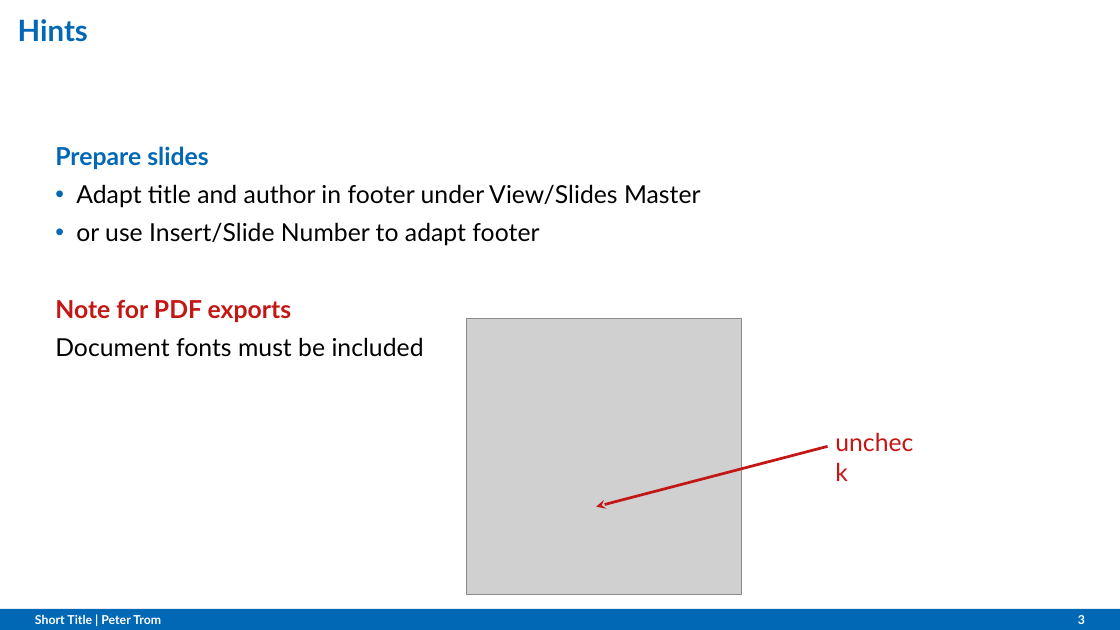
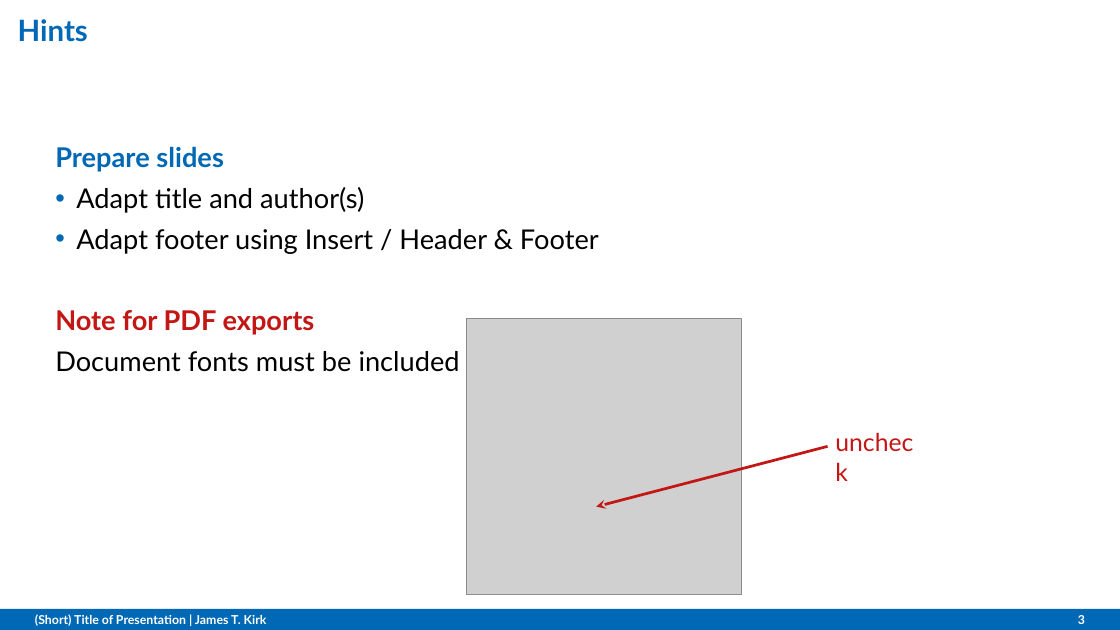
Before and after one commit to OVGU-AMS/Templates, a slide deck: slide 3 of Presentations/Powerpoint/Template.potx. Drawn at 1120x630 pixels with LibreOffice and Linux fonts; fonts in the diff are those of the drawing; grey boxes stand for pictures; background and template pictures are left out. Boxes give left, top, right and bottom in pixels: in the first picture for what was removed or moved away, otherwise in the second. Text is boxed around its words. In the diff, an @@ line names an element or a change of style, - is before the commit and + after.

```diff
--- a/Presentations/Powerpoint/Template.potx
+++ b/Presentations/Powerpoint/Template.potx
@@ text at <box>55,146,460,372</box>: size 15.9 to 17.5 pt in "Prepare slides", "Note for PDF exports", "Document fonts must be included" @@
@@ text at <box>76,187,599,254</box>: text changed; size 15.9 to 17.5 pt @@
-• Adapt title and author in footer under View/Slides Master
-• or use Insert/Slide Number to adapt footer
+• Adapt title and author(s)
+• Adapt footer using Insert / Header & Footer
@@ text at <box>35,614,267,626</box>: text changed @@
-Short Title | Peter Trom
+(Short) Title of Presentation | James T. Kirk
```
Also in this commit, not shown: 7 other slides changed, 3 other files.
